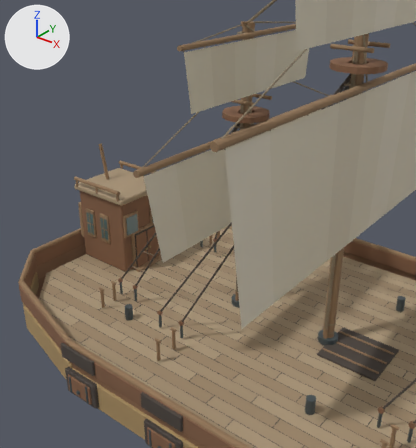
Before and after pictures for a commit that changed the glTF model public/art/world3d/ships/shipOfTheLine.glb.
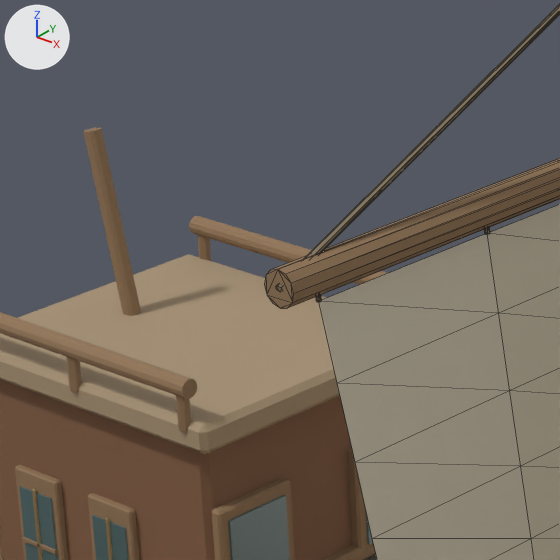
Each version is shown from a 50 mm camera at (69.9, -176.6, 180.8) aimed at (-85.4, 17.5, 60.4), then close up on the part from 20% to 46% of the width and 27% to 50% of the height. The axes (+X, +Y, +Z) are drawn at upper left. The lights are the same throughout. The first two pictures are the older version. The close-ups show mesh edges as thin lines.

In view in the first close-up: 'Hull', 'Rig_mast0', 'Sail_mast0_main'.
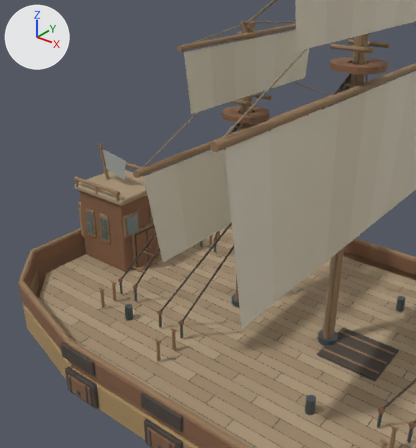
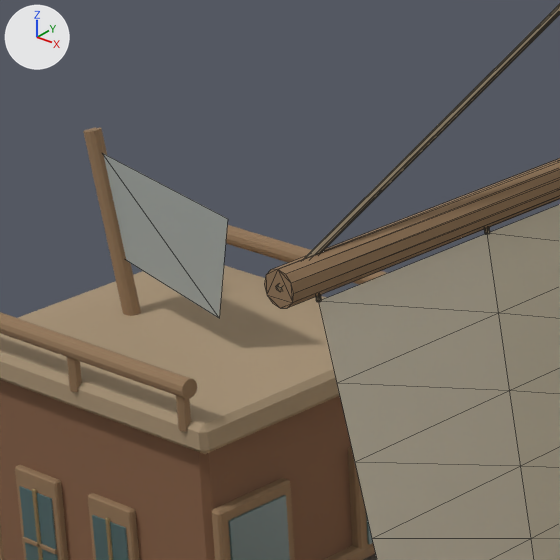
Edits to the bpy script that builds the scene:
```text
Add mat_teamcolor:
    mat_teamcolor = principled_material('TeamColor')
    mat_teamcolor.base_color = (0.36, 0.39, 0.37)  # grey #a2a8a4
    mat_teamcolor.roughness = 0.85
Add me_ownerflag_001:
    me_ownerflag_001.from_pydata([(-137.0, 0.0, 92.0), (-119.0, -1.5, 90.0), (-121.0, -1.5, 80.0), (-135.0, 0.0, 82.0)], [], [(0, 3, 2), (0, 2, 1)])
    me_ownerflag_001.materials.append(mat_teamcolor)  # grey #a2a8a4
Add ob_ownerflag:
    ob_ownerflag = bpy.data.objects.new('OwnerFlag', me_ownerflag_001)
    ob_ownerflag.location = (0.0, 0.0, 0.0)
```

Pixel boxes [x1, y1, x2, y2] of what changed, in the close-ups (560 x 560 px):
'OwnerFlag', added
    after: [103, 154, 228, 318]
